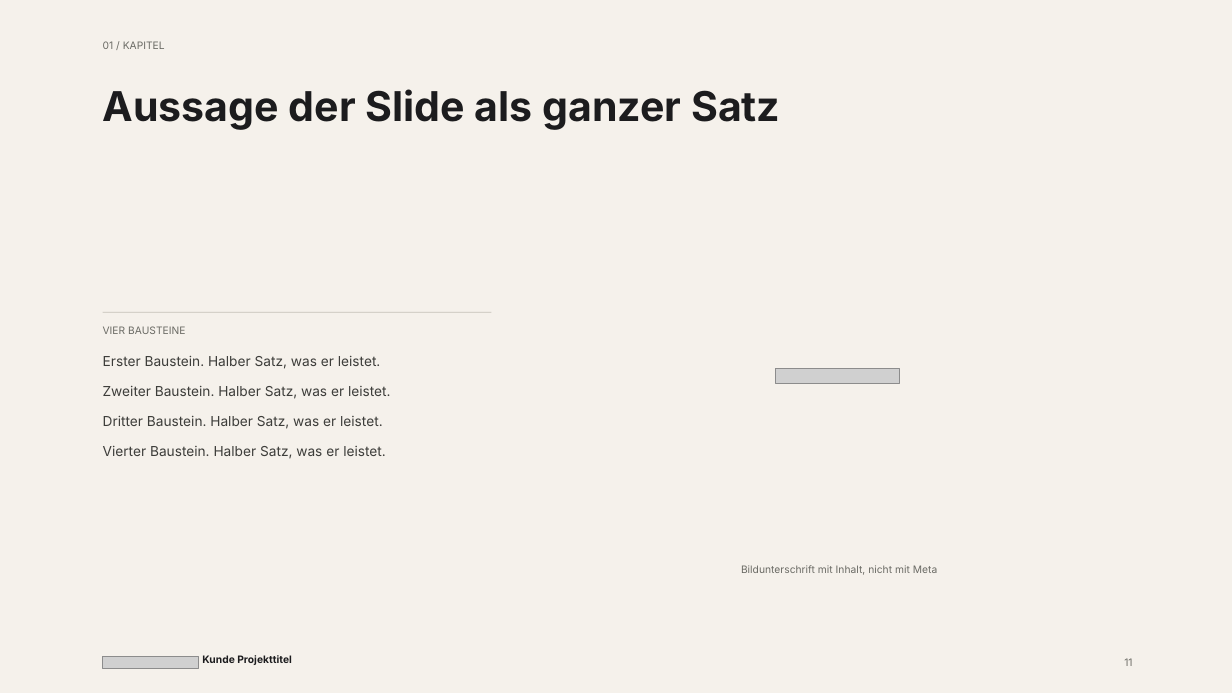
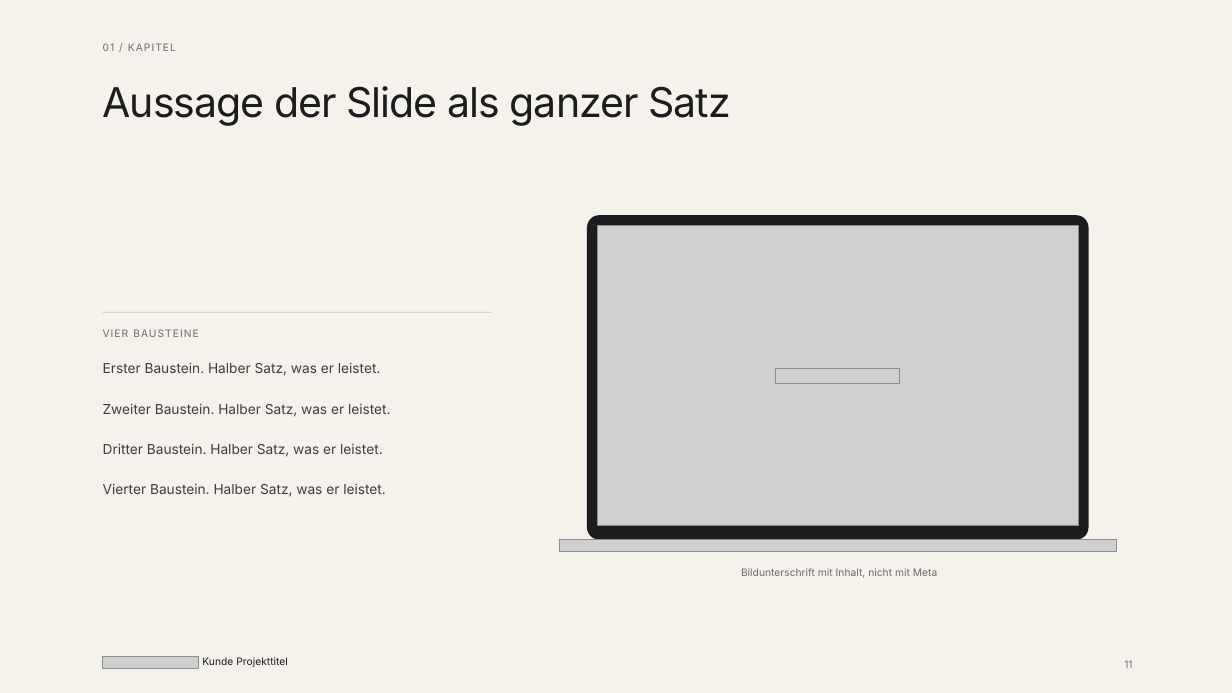
Before and after one commit to BMNils/bridgemaker-brandbook, a slide deck: slide 11 of langdock/pptx-template/bridgemaker-slides-template.pptx. Drawn at 1232x693 pixels with LibreOffice and Linux fonts; fonts in the diff are those of the drawing; grey boxes stand for pictures. Boxes give left, top, right and bottom in pixels: in the first picture for what was removed or moved away, otherwise in the second. Text is boxed around its words. In the diff, an @@ line names an element or a change of style, - is before the commit and + after.

```diff
--- a/langdock/pptx-template/bridgemaker-slides-template.pptx
+++ b/langdock/pptx-template/bridgemaker-slides-template.pptx
@@ text "01 / KAPITEL" at (x1=103, y1=43, x2=115, y2=51): letter spacing 0 to 0.8 pt; line spacing 1 to 11.2pt @@
@@ text "Aussage der Slide als ganzer ..." at (x1=103, y1=86, x2=731, y2=126): letter spacing 0 to -0.8 pt, bold off; line spacing 1 to 36.8pt @@
@@ rounded rectangle added at (x1=587, y1=215, x2=1089, y2=540), fill #1C1C1E @@
@@ rounded rectangle added at (x1=597, y1=226, x2=1079, y2=526), fill #1C1C1E @@
@@ picture added at (x1=597, y1=226, x2=1079, y2=526) @@
@@ text "VIER BAUSTEINE" at (x1=103, y1=324, x2=551, y2=341): letter spacing 0 to 0.8 pt; line spacing 1 to 11.2pt @@
@@ text "Erster Baustein. Halber Satz, was ..." at (x1=103, y1=363, x2=391, y2=497): line spacing 1 to 17.1pt; more space between paragraphs @@
@@ picture added at (x1=559, y1=540, x2=1116, y2=552) @@
@@ text "Bildunterschrift mit Inhalt, nicht mit ..." at (x1=741, y1=568, x2=937, y2=578): line spacing 1 to 11.2pt @@
@@ text "Kunde Projekttitel" at (x1=202, y1=657, x2=288, y2=667): bold off; line spacing 1 to 11.2pt @@
@@ text "11" at (x1=1124, y1=660, x2=1132, y2=668): line spacing 1 to 11.2pt @@
```
Also in this commit, not shown: 19 other slides changed, 2 other files.
